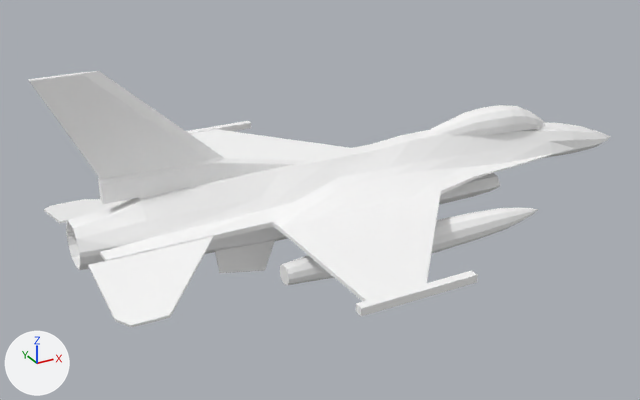
The Blender file OpenGL_Flightsim/reference/Cessna_172/Falcon.blend: old version first, new version second.
Before and after are seen from a 50 mm camera at (-9.38, -16.92, 8.2) aimed at (-0.01, 0.12, -0.32). The lights are fixed; the arrows at lower left show +X, +Y and +Z.

Objects in the first picture: 'Airframe', 'Cannopy', 'Elevator', 'RightFlap', 'Rudder'.
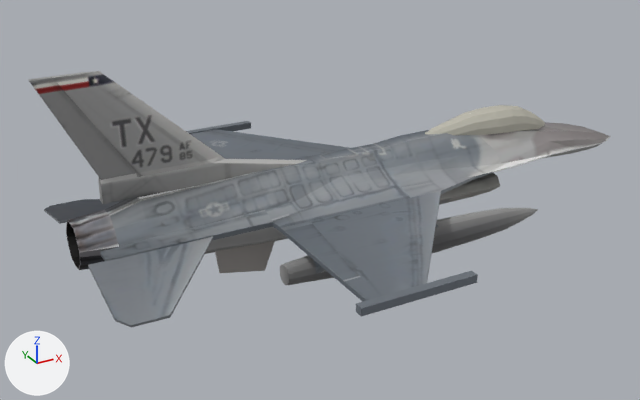
Patch to the scene script:
```diff
--- a/OpenGL_Flightsim/reference/Cessna_172/Falcon.blend.py
+++ b/OpenGL_Flightsim/reference/Cessna_172/Falcon.blend.py
@@ img_f16_large_jpg @@
+img_f16_large_jpg = load_image('f16_large.jpg', '../../assets/textures/f16_large.jpg', 1500, 1500, 'sRGB')
@@ mat_material_001 @@
 mat_material_001 = principled_material('Material.001')
-mat_material_001.texture = img_colorpalette_png_001
+mat_material_001.texture = img_f16_large_jpg
@@ mat_material_004 @@
 mat_material_004 = principled_material('Material.004')
-mat_material_004.texture = img_colorpalette_png_001
+mat_material_004.texture = img_f16_large_jpg
@@ me_cube @@
 me_cube.from_pydata(...)  # 930 vertices, 884 faces, 12 loose edges; spans x -2.94..2.94, y -3.94..4.6, z -0.63..2.14
 # used by ob_airframe; location = (1.11, -0.01, -0.27); rotation_euler = (0.0, 0.0, 4.712), in degrees (0, 0, 270); scale = (1.79, 1.79, 1.79)
+# me_cube part 1: texture (UV) coordinates of 846 of 884 faces, centred in x -2.94..2.94, y -3.94..4.46, z -0.57..2.14, changed; they spanned u 0.07..0.58, v 0.06..0.32 and now span u 0.02..0.92, v 0.0..0.96
 me_cube.materials.append(mat_material_001)
@@ me_cube_001 @@
 me_cube_001.from_pydata(...)  # 12 vertices, 10 faces; spans x -0.031..0.031, y -0.841..0.244, z -0.016..1.255
 # used by ob_rudder; location = (-4.86, -0.01, 1.31); rotation_euler = (0.0, 0.0, 4.712), in degrees (0, 0, 270); scale = (1.78, 1.78, 1.78)
+# me_cube_001 part 2: texture (UV) coordinates of 6 of 10 faces, centred in x -0.031..0.031, y -0.71..-0.341, z 0.62..1.255, changed; they spanned u 0.05..0.05, v 0.07..0.07 and now span u 0.03..0.11, v 0.88..0.97
 me_cube_001.materials.append(mat_material)
@@ me_cube_002 @@
 me_cube_002.from_pydata(...)  # 24 vertices, 20 faces; spans x -1.71..1.71, y -0.53..0.95, z -0.25..0.02
 # used by ob_elevator; location = (-4.96, -0.01, 0.01); rotation_euler = (0.0, 0.0, 4.712), in degrees (0, 0, 270); scale = (1.79, 1.79, 1.79)
+# me_cube_002 part 3: texture (UV) coordinates of 18 of 20 faces, centred in x -1.71..1.71, y -0.53..0.48, z -0.23..0.0, changed; they spanned u 0.3..0.3, v 0.3..0.3 and now span u 0.05..0.14, v 0.43..0.67
 me_cube_002.materials.append(mat_material_002)
@@ me_sphere @@
 me_sphere.from_pydata(...)  # 128 vertices, 130 faces; spans x -0.24..0.24, y -0.62..-0.16, z -0.98..1.24
 # used by ob_cannopy; location = (4.98, -0.01, 1.57); rotation_euler = (1.571, 0.0, 4.712), in degrees (90, 0, 270); scale = (1.79, 1.79, 1.79)
+# me_sphere part 4: texture (UV) coordinates of 130 of 130 faces, centred in x -0.22..0.22, y -0.61..-0.18, z -0.96..1.23, changed; they spanned u 0.32..0.32, v 0.05..0.05 and now span u 0.45..0.45, v 0.87..0.87
 me_sphere.materials.append(mat_material_004)
@@ me_cube_005 @@
 me_cube_005.from_pydata(...)  # 8 vertices, 6 faces; spans x 0.855..2.272, y -0.151..0.25, z -0.027..0.027
 # used by ob_rightflap; location = (-1.61, -0.01, 0.02); rotation_euler = (0.0, 0.0, 4.712), in degrees (0, 0, 270); scale = (1.79, 1.79, 1.79)
+# me_cube_005 part 5: texture (UV) coordinates of 2 of 6 faces, centred in x 1.564, y -0.151..0.0, z 0.0..0.027, changed; they spanned u 0.31..0.33, v 0.3..0.31 and now span u 0.2..0.23, v 0.4..0.64
 me_cube_005.materials.append(mat_material_001)
```

Pixel boxes (x1, y1, x2, y2) of what changed, in the pictures (640 x 400 px):
'Airframe', surface changed (white to grey)
    both: (52, 71, 610, 317)
'Cannopy', surface changed (white to grey)
    both: (425, 105, 545, 135)
'RightFlap', surface changed (white to grey)
    both: (281, 221, 356, 282)
part 2 of me_cube_001, surface changed
    both: (28, 76, 136, 180)
part 3 of me_cube_002, surface changed (white to grey)
    both: (44, 199, 213, 327)
